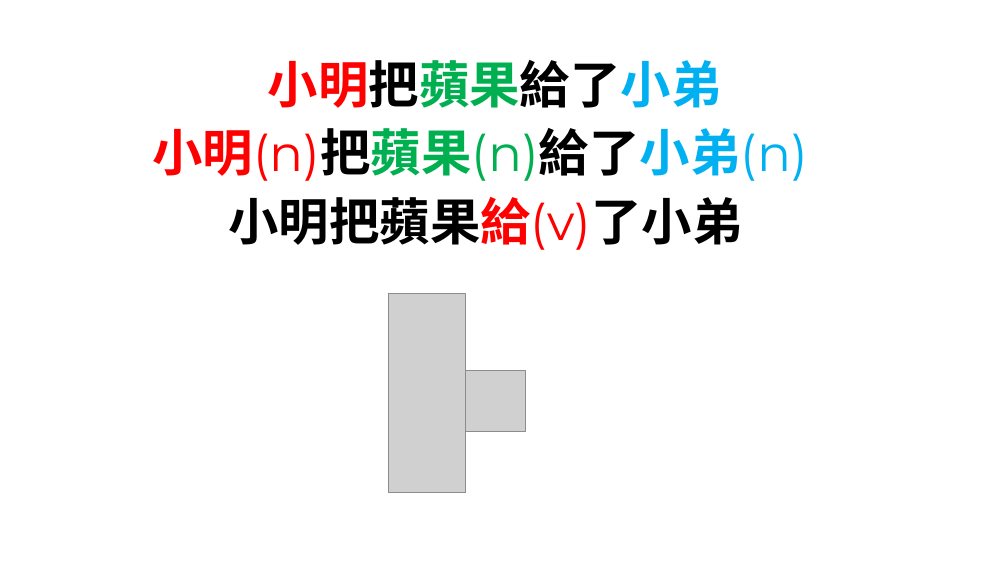
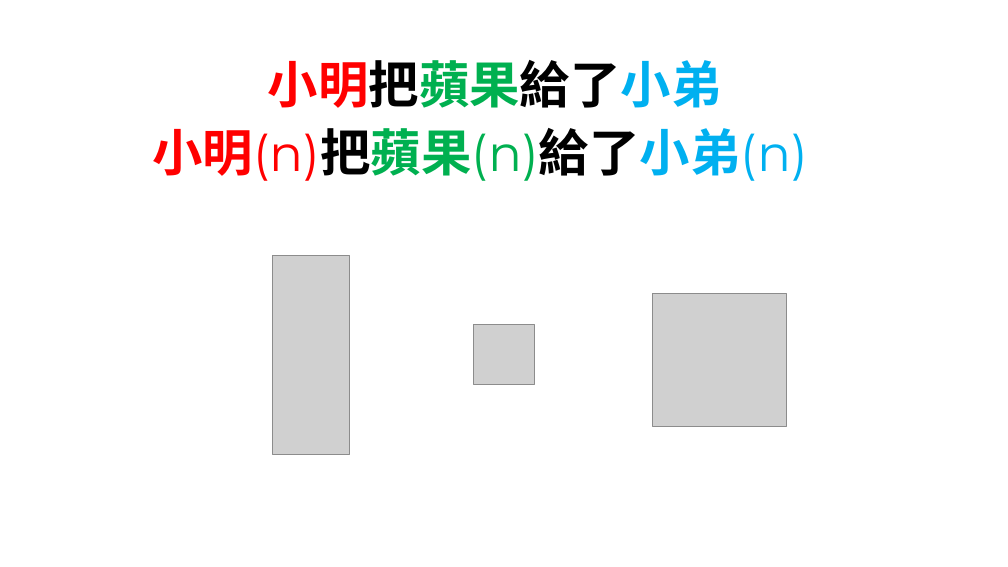
Before and after one commit to MENGHSUANCHUNG/24SS_NLP_workshop, a slide deck: slide 7 of Week03_Case_Extraction/Week 03.pptx. Drawn at 1008x567 pixels with LibreOffice and Linux fonts; fonts in the diff are those of the drawing; grey boxes stand for pictures. Boxes give left, top, right and bottom in pixels: in the first picture for what was removed or moved away, otherwise in the second. Text is boxed around its words. In the diff, an @@ line names an element or a change of style, - is before the commit and + after.

```diff
--- a/Week03_Case_Extraction/Week 03.pptx
+++ b/Week03_Case_Extraction/Week 03.pptx
@@ text removed at box(229, 197, 743, 250) @@
-小明把蘋果給(v)了小弟
@@ picture: place and size @@
-picture at box(389, 294, 466, 493)
+picture at box(272, 256, 349, 454)
@@ picture added at box(653, 294, 786, 427) @@
@@ picture: place and size @@
-picture at box(466, 371, 526, 432)
+picture at box(474, 324, 535, 385)
```
Also in this commit, not shown: 3 other slides changed, 3 slides added.
